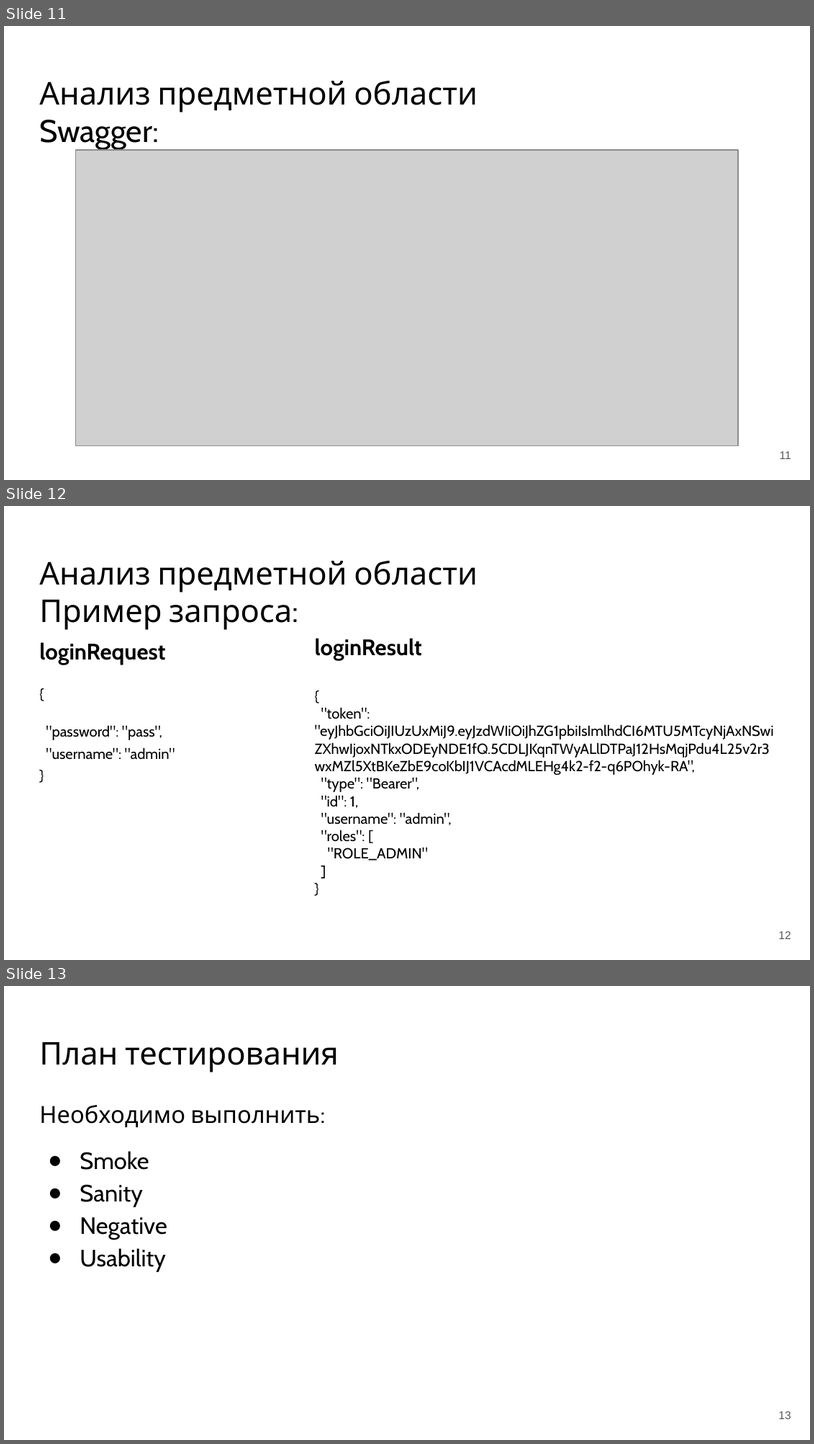
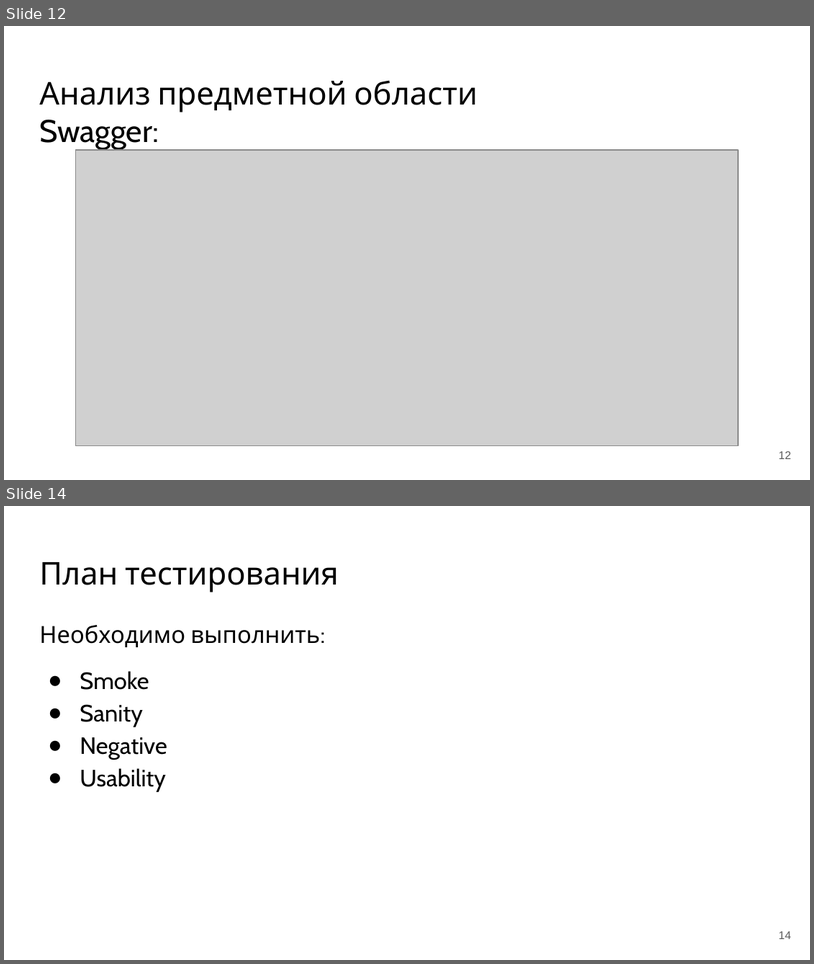
Before and after one commit to Zeleboba99/school-board, a slide deck: Документация/Презентация.pptx. Shown one above the other, each under a label of ours: slides 11, 12 and 13 before the commit, slides 12 and 14 after it; the slides between them are not shown. The pictures are 814x1444 and 814x964 pixels, drawn with LibreOffice and Linux fonts; fonts in the diff are those of the drawing; grey boxes stand for pictures. Boxes give left, top, right and bottom in pixels: in the first picture for what was removed or moved away, otherwise in the second. Text is boxed around its words. In the diff, an @@ line names an element or a change of style, - is before the commit and + after.

Commit message:
changed presentation

```diff
--- a/Документация/Презентация.pptx
+++ b/Документация/Презентация.pptx
@@ slide 12 removed at <box>4,506,810,960</box>, background #FFFFFF @@
@@ title removed at <box>39,560,478,630</box> @@
-Анализ предметной области
-Пример запроса:
@@ text removed at <box>39,642,175,759</box> @@
-loginRequest
-{
-"password": "pass",
-"username": "admin"
-}
@@ text removed at <box>315,638,774,860</box> @@
-loginResult
-{
-"token": "eyJhbGciOiJIUzUxMiJ9.eyJzdWIiOiJhZG1pbiIsImlhdCI6MTU5MTcyNjAxNSwiZXhwIjoxNTkxODEyNDE1fQ.5CDLJKqnTWyALlDTPaJ12HsMqjPdu4L25v2r3wxMZl5XtBKeZbE9coKbIJ1VCAcdMLEHg4k2-f2-q6POhyk-RA",
-"type": "Bearer",
-"id": 1,
-"username": "admin",
-"roles": [
-"ROLE_ADMIN"
-]
-}
@@ page number removed at <box>779,931,791,939</box> @@
-12
@@ what was slide 11 is now slide 12 @@
@@ page number at <box>779,451,791,459</box>: text changed @@
-11
+12
@@ what was slide 13 is now slide 14 @@
@@ page number at <box>779,931,791,939</box>: text changed @@
-13
+14
```
Also in this commit, not shown: 2 slides added, 1 other file.
